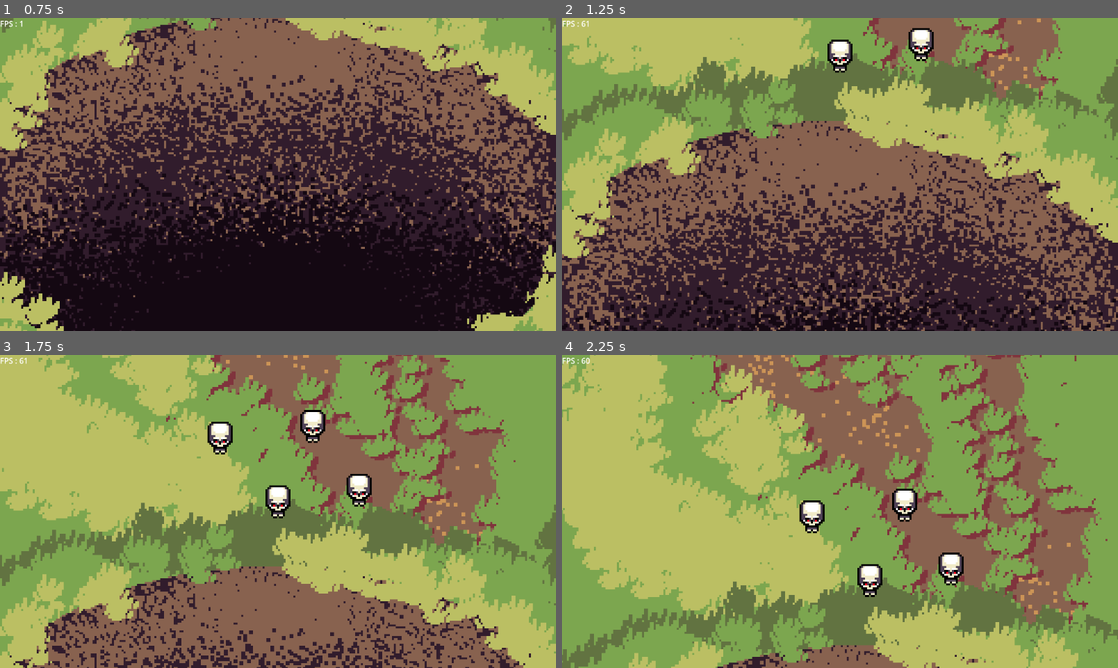
Above: before the commit, frames 1-4 (two rows, left to right).
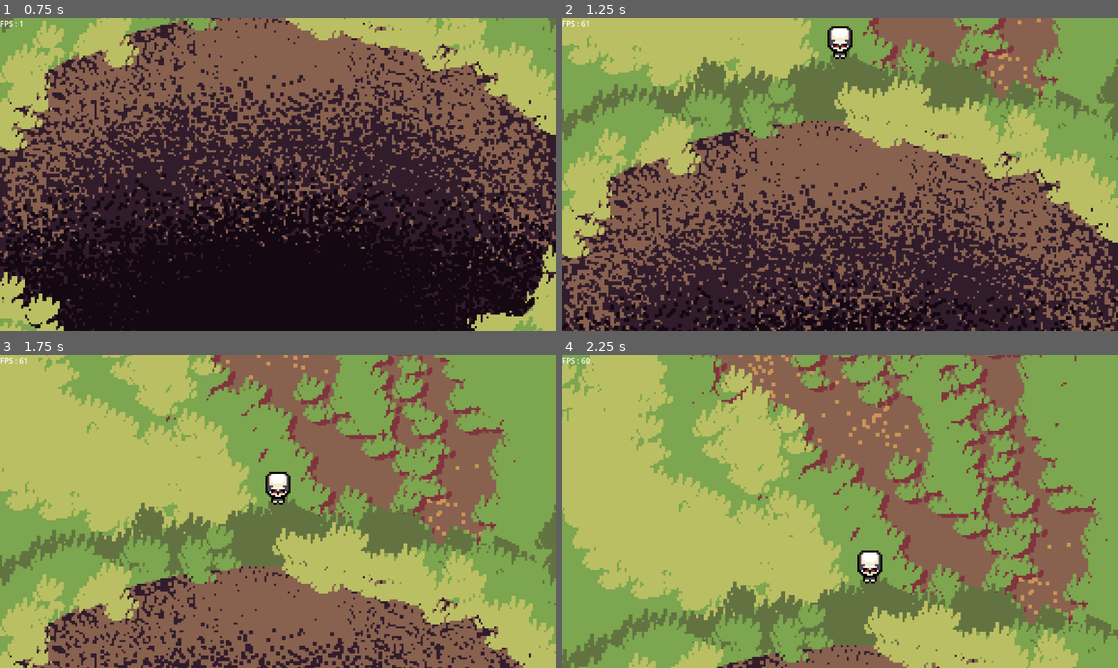
Above: after the commit, the same moments.

Repository: Senjia12/Gamejam2
Game: Godot game, scene res://Level/main.tscn
Same seed, same stepped clock (60 frames per second), same inputs: the game is played once before the commit and once after it.
Inputs (mouse positions are in pixels of both pictures, inside the frame that each line leads up to):
- Up to frame 1 (0.75 s): tap Enter at 0.5 s; move the mouse to (250, 237) at 0.52 s; hold W (up) from 0.53 s (still down); tap Q (attack) at 0.6 s; click (250, 237) at 0.67 s
- Up to frame 2 (1.25 s): keep holding W (up)
- Up to frame 3 (1.75 s): keep holding W (up); move the mouse to (444, 558) at 1.27 s; right-click (444, 558) at 1.35 s; click (444, 558) at 1.42 s
- Up to frame 4 (2.25 s): move the mouse to (673, 464) at 2.02 s; release W (up) at 2.03 s; hold A (left) from 2.03 s (still down); click (673, 464) at 2.1 s

Frame 1 is identical in both runs. In frame 2, 1.0% of the frame differs, in the area x 47-67%, y 2-18%; in frame 3, 1.8%; in frame 4, 1.8%, in the area x 42-73%, y 42-78%.

Commit message:
dossier déplacé

Diff:
--- a/coincoin/Level/Cam controller/cam_controller.gd
+++ b/coincoin/Level/Cam controller/cam_controller.gd
@@ -29,7 +29,7 @@
 	if event is InputEventMouseButton:
 		if event.is_pressed():
 			if event.button_index == MOUSE_BUTTON_WHEEL_DOWN:
-				if get_zoom() >= Vector2(2,2):
+				if get_zoom() >= Vector2(0.5,0.5):
 					set_zoom(zoom / 1.2)
 			elif event.button_index == MOUSE_BUTTON_WHEEL_UP:
 				if get_zoom() <= Vector2(6,6):
--- a/coincoin/Level/main.tscn
+++ b/coincoin/Level/main.tscn
@@ -1,7 +1,7 @@
 [gd_scene load_steps=14 format=4 uid="uid://cu0nevcv16fdi"]
 
 [ext_resource type="Script" path="res://Level/Cam controller/cam_controller.gd" id="2_x58xy"]
-[ext_resource type="PackedScene" uid="uid://byauyvuqltrvw" path="res://Unit/nécromancien.tscn" id="3_6rrow"]
+[ext_resource type="PackedScene" uid="uid://byauyvuqltrvw" path="res://Unit/nécromancien/nécromancien.tscn" id="3_6rrow"]
 [ext_resource type="PackedScene" uid="uid://sw0ptkaim85x" path="res://Unit/squellette prefab/squellette_prefab.tscn" id="4_3edxg"]
 [ext_resource type="Script" path="res://Level/Cam controller/unit_select.gd" id="4_xyjs5"]
 [ext_resource type="Texture2D" uid="uid://b1h1ll51wx2ra" path="res://Level/Décor/fosse/fosse 0.png" id="5_38220"]
@@ -80,16 +80,7 @@
 y_sort_enabled = true
 
 [node name="Squellette prefab" parent="ysort" instance=ExtResource("4_3edxg")]
-position = Vector2(0, -124)
-
-[node name="Squellette prefab2" parent="ysort" instance=ExtResource("4_3edxg")]
-position = Vector2(-30, -157)
-
-[node name="Squellette prefab3" parent="ysort" instance=ExtResource("4_3edxg")]
-position = Vector2(18, -163)
-
-[node name="Squellette prefab4" parent="ysort" instance=ExtResource("4_3edxg")]
-position = Vector2(42, -130)
+position = Vector2(0, -131)
 
 [node name="CanvasLayer" type="CanvasLayer" parent="."]
 
--- a/coincoin/Unit/nécromancien.tscn
+++ b/coincoin/Unit/nécromancien/nécromancien.tscn
@@ -1,6 +1,6 @@
 [gd_scene load_steps=4 format=3 uid="uid://byauyvuqltrvw"]
 
-[ext_resource type="Script" path="res://Unit/nécromancien.gd" id="1_jlaiv"]
+[ext_resource type="Script" path="res://Unit/nécromancien/nécromancien.gd" id="1_jlaiv"]
 [ext_resource type="Script" path="res://Unit/capacities/offensive_spell.gd" id="2_km2c4"]
 [ext_resource type="Script" path="res://Unit/capacities/defensive_spell.gd" id="3_4fvd8"]
 
Renamed: coincoin/Unit/nécromancien.gd -> coincoin/Unit/nécromancien/nécromancien.gd
